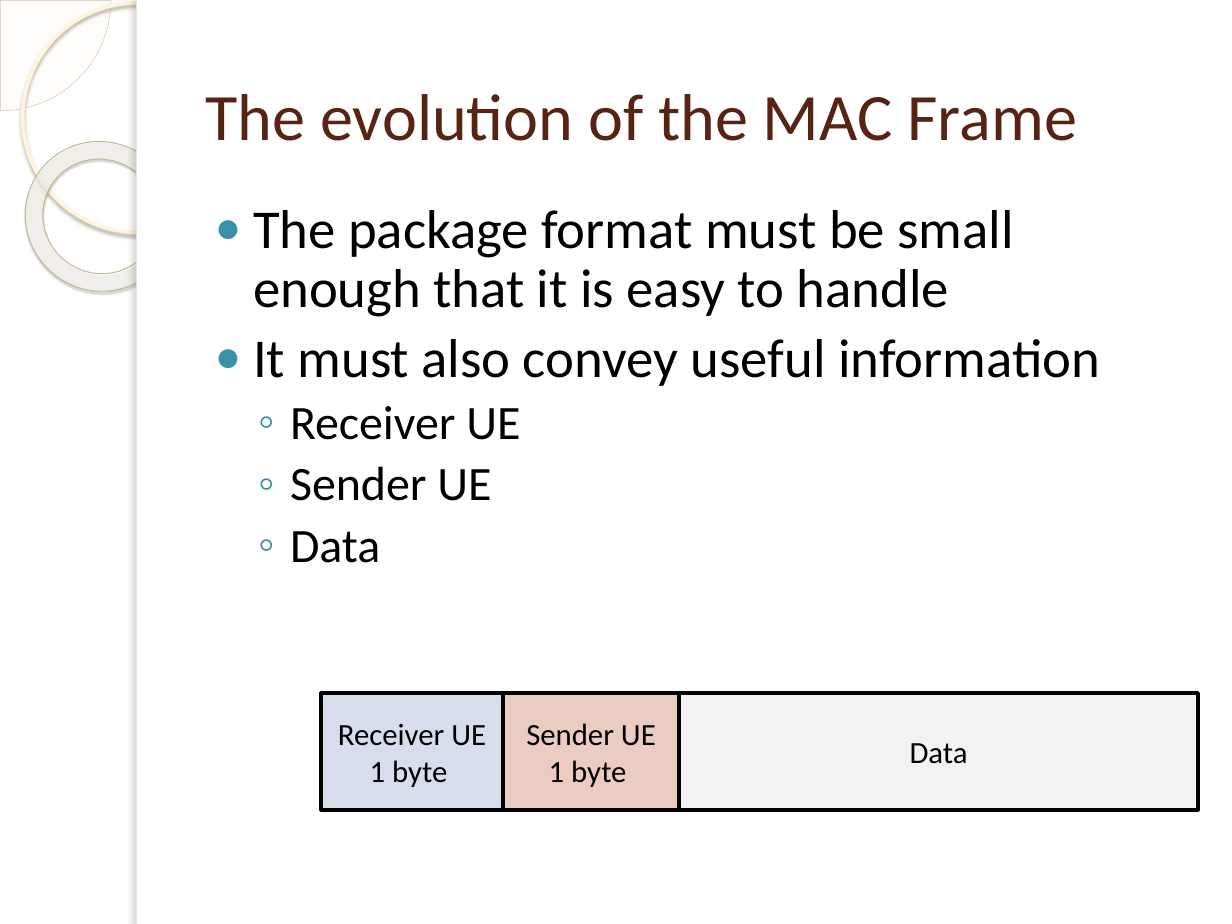
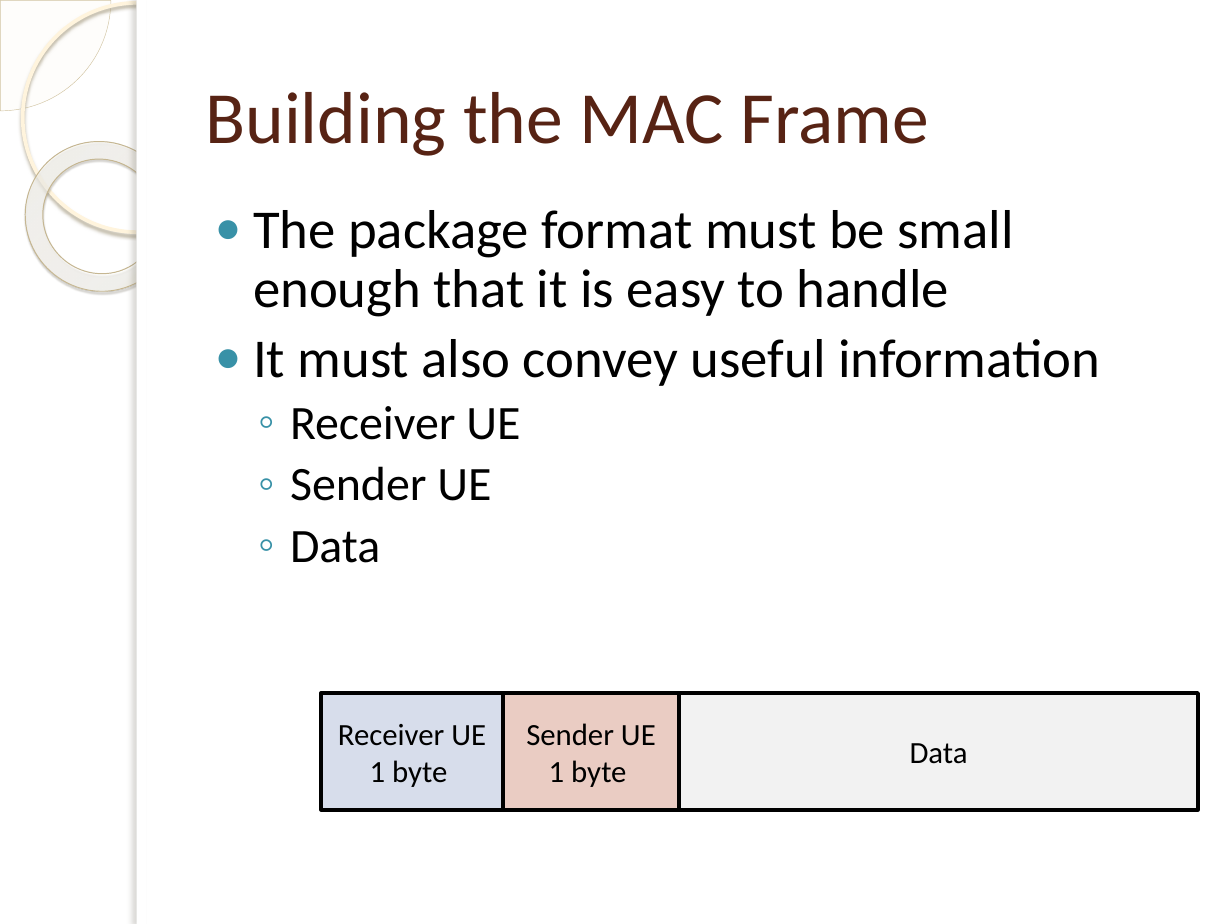
Before and after one commit to isamubr/ece405group6, a slide deck: slide 5 of 4305 Final Presentation.pptx. Drawn at 1232x924 pixels with LibreOffice and Linux fonts; fonts in the diff are those of the drawing; background and template pictures are left out. Boxes give left, top, right and bottom in pixels: in the first picture for what was removed or moved away, otherwise in the second. Text is boxed around its words. In the diff, an @@ line names an element or a change of style, - is before the commit and + after.

Commit message:
Minor change

```diff
--- a/4305 Final Presentation.pptx
+++ b/4305 Final Presentation.pptx
@@ title at (206, 92, 928, 156): text changed; size 38.7 to 43 pt @@
-The evolution of the MAC Frame
+Building the MAC Frame
```
Also in this commit, not shown: 7 other slides changed.
